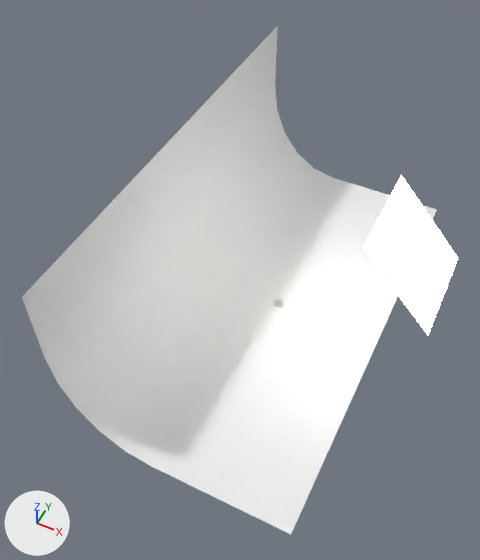
Two versions of the Blender file 005_Animated Lamp/Backdrop.blend, one commit apart.
Before and after are seen from a 50 mm lens placed at (14.3, -36.6, 47.0), pointed at (-2.0, -4.1, 6.3). Arrows for +X, +Y and +Z are at lower left; the lights stay in place.

In view in the first picture: 'Backdrop', 'Base Curve', 'Plane'.
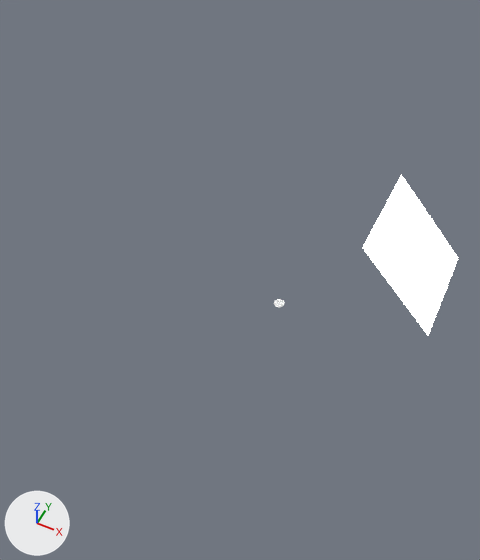
Location of each change, [x1, y1, x2, y2] in pixels of the pictures (480 x 560 px):
'Backdrop', hidden
    before: [22, 26, 437, 534]
'Lamp Base', added
    after: [274, 299, 285, 307]
'Base Curve', hidden
    before: [274, 299, 285, 307]

What the commit changed:
Mesh me_mesh_001 is new.
It has 384 vertices, 353 faces and spans x -0.5..0.5, y -0.5..0.5, z 0.0..0.217.
Object 'Base Curve' (ob_base_curve) is now hidden.
Object 'Base Outline Curve' (ob_base_outline_curve) is now hidden.
Object 'Backdrop' (ob_backdrop) is now hidden.
Object 'Lamp Base' (ob_lamp_base) is new; it shows me_mesh_001.
Its location is (0.0, 0.0, 0.0).
